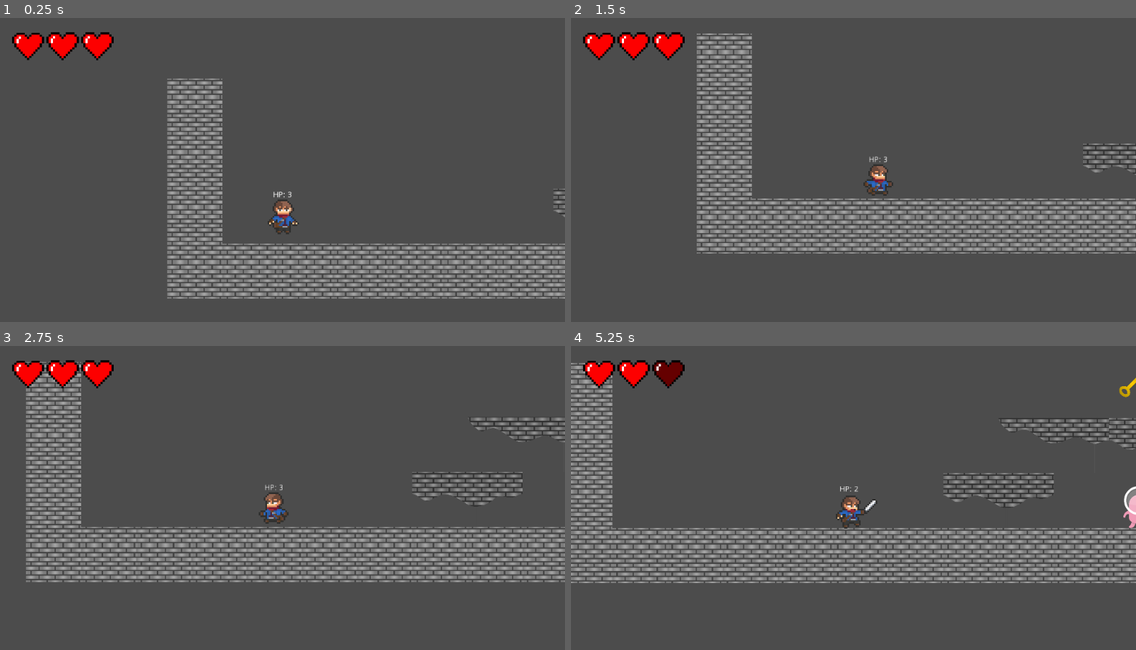
Above: before the commit, frames 1-4 (two rows, left to right).
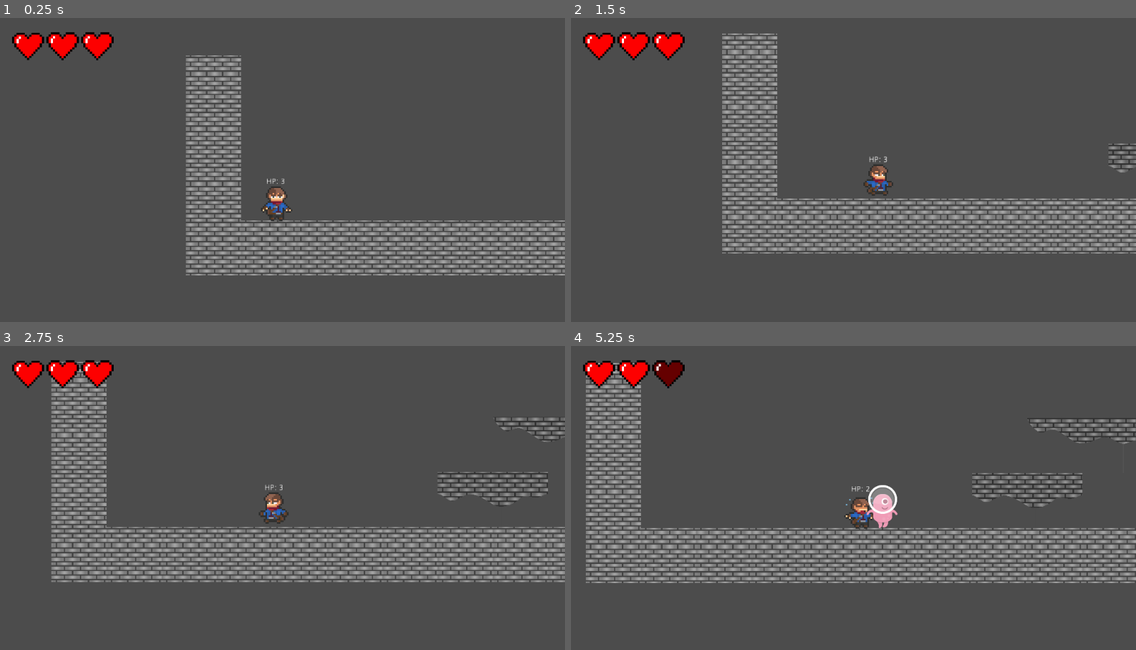
Above: after the commit, the same moments.

Repository: RodrigoSonego/the-beasts-call
Game: Godot game, scene res://scenes/levels/GameManager.tscn
Two runs of this game, one before a commit and one after it. Both use one fixed random seed, a clock stepped at 60 frames per second and the inputs below. This scene is started directly instead of the project's main scene.
Inputs:
- Up to frame 1 (0.25 s): no input
- Up to frame 2 (1.5 s): hold Right (move_right) from 0.53 s (still down); tap Z (attack) at 0.6 s; tap Up (jump) at 0.77 s; tap Down (interact_with_door) at 1.35 s
- Up to frame 3 (2.75 s): tap Up (jump) at 1.52 s; release Right (move_right) at 2.03 s; hold Left (move_left) from 2.03 s (still down); tap Z (attack) at 2.1 s
- Up to frame 4 (5.25 s): release Left (move_left) at 2.78 s; hold Right (move_right) 2.78-4.28 s; tap Down (interact_with_door) at 2.85, 4.35 s; tap Up (jump) at 3.02, 3.77, 4.52 s; tap Z (attack) at 3.6, 5.1 s; hold Left (move_left) 4.28-5.03 s; hold Right (move_right) from 5.03 s (still down)

The runs differ from the first frame. In frame 1, 16% of the frame differs, in the area x 29-100%, y 12-93%; in frame 2, 8.8%; in frame 3, 10%; in frame 4, 13%.

Commit message:
feature: move player to level spawnpoint on scene changing

Diff:
--- a/scenes/levels/Level-1.tscn
+++ b/scenes/levels/Level-1.tscn
@@ -34,4 +34,7 @@
 [node name="Key" parent="." instance=ExtResource( 7 )]
 position = Vector2( 943, 238 )
 
+[node name="SpawnPoint" type="Position2D" parent="."]
+position = Vector2( 63, 430 )
+
 [connection signal="on_door_interaction" from="Door" to="." method="_on_change_level"]
--- a/scenes/levels/Level0.tscn
+++ b/scenes/levels/Level0.tscn
@@ -1,9 +1,8 @@
-[gd_scene load_steps=5 format=2]
+[gd_scene load_steps=4 format=2]
 
 [ext_resource path="res://scripts/game_management/Level.gd" type="Script" id=1]
 [ext_resource path="res://sprites/tilesets/DemoLevel.tres" type="TileSet" id=2]
 [ext_resource path="res://scenes/Items/Potion.tscn" type="PackedScene" id=3]
-[ext_resource path="res://scenes/actors/Player.tscn" type="PackedScene" id=4]
 
 [node name="TestLevel" type="Node2D"]
 script = ExtResource( 1 )
@@ -17,9 +16,8 @@
 format = 1
 tile_data = PoolIntArray( 131075, 3, 0, 262149, 6, 0, 262151, 4, 0, 393216, 1, 0, 393217, 1, 0, 393218, 1, 0, 393219, 1, 0, 393220, 1, 0, 393221, 1, 0, 393222, 1, 0, 393223, 1, 0, 393224, 1, 0, 393225, 1, 0, 393226, 1, 0 )
 
-[node name="Player" parent="." instance=ExtResource( 4 )]
-position = Vector2( 147, 305 )
-hp = 2
-
 [node name="Potion" parent="." instance=ExtResource( 3 )]
 position = Vector2( 583, 501 )
+
+[node name="SpawnPoint" type="Position2D" parent="."]
+position = Vector2( 159, 563 )
--- a/scripts/game_management/GameManager.gd
+++ b/scripts/game_management/GameManager.gd
@@ -3,8 +3,8 @@
 
 export (String) var levelsFolderPath
 
-onready var current_level = $DemoLevel
-onready var player = $Player
+onready var current_level := $DemoLevel
+onready var player := $Player
 var game_ui: GameUIController
 
 func _ready():
@@ -13,6 +13,8 @@
 
 	player.connect("on_damage_taken", self, "_on_player_damage")
 	player.connect("on_heal", self, "_on_player_heal")
+
+	player.position = current_level.spawn_point.position;
 
 func handle_level_changed(current_level_index: int):
 	var next_level_index := current_level_index + 1;
@@ -24,6 +26,8 @@
 	current_level.connect("level_changed", self, "handle_level_changed")
 	add_child(next_level)
 
+	player.position = current_level.spawn_point.position;
+
 func _on_player_heal():
 	game_ui.on_player_heal()
 
--- a/scripts/game_management/Level.gd
+++ b/scripts/game_management/Level.gd
@@ -4,6 +4,7 @@
 signal level_changed(level_index)
 
 export var level_index := 0
+onready var spawn_point := $SpawnPoint
 
 func _on_change_level():
 	emit_signal("level_changed", level_index)
